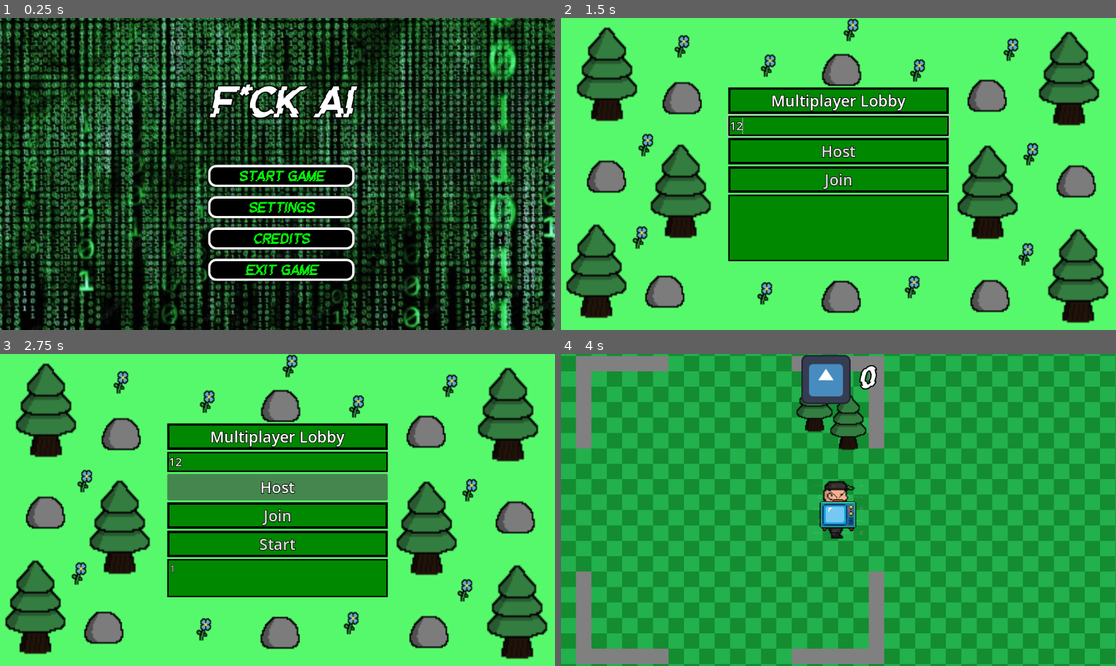
Above: before the commit, frames 1-4 (two rows, left to right).
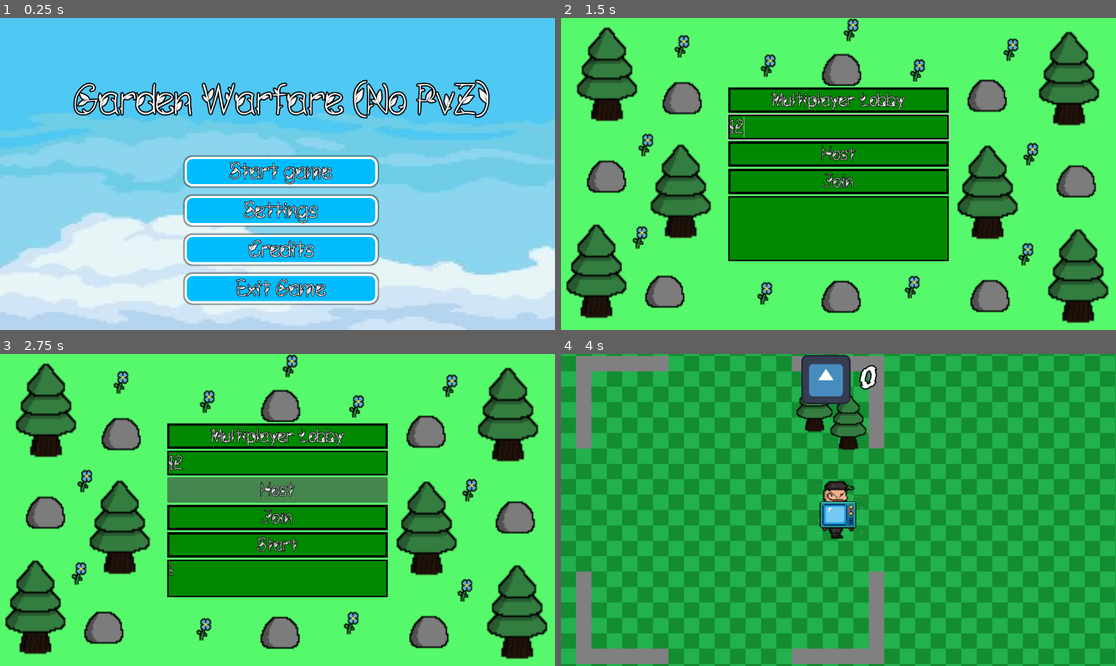
Above: after the commit, the same moments.

Repository: Ryu-Ong/prop
Game: Godot game, scene res://asset/Main_menu.tscn
The game is run twice, just before and just after one commit, with the same random seed, the same clock (stepped at 60 frames per second) and the same inputs. The engine's default icon, where the game draws it, is replaced by a stand-in: a white triangle on a blue panel in a dark square.
Inputs (mouse positions are in pixels of both pictures, inside the frame that each line leads up to):
- Up to frame 1 (0.25 s): no input
- Up to frame 2 (1.5 s): click "Start game" at 0.5 s; click (838, 124) at 1.27 s; type "12" at 1.35 s
- Up to frame 3 (2.75 s): click "Host" at 2 s
- Up to frame 4 (4 s): click "Start" at 2.75 s; hold Right (hunter_right) from 3.53 s (still down)

The runs differ from the first frame. In frame 1, 99% of the frame differs, in the area x 0-100%, y 0-100%; in frame 2, 5.4%; in frame 3, 5.4%; in frame 4, nothing differs.

Commit message:
Changed aesthetics

Diff:
--- a/asset/Main_menu.tscn
+++ b/asset/Main_menu.tscn
@@ -1,14 +1,14 @@
 [gd_scene format=3 uid="uid://dt36du6olj0k8"]
 
 [ext_resource type="Script" uid="uid://dmfn7rr7tgpm1" path="res://asset/main_menu.gd" id="1_1v72u"]
-[ext_resource type="Texture2D" uid="uid://ccgyi2drq16q6" path="res://asset/placeholder background.jpg" id="1_jfckn"]
-[ext_resource type="FontFile" uid="uid://bf04k8oklkynp" path="res://asset/GlitchGoblin-2O87v.ttf" id="2_mxk8c"]
+[ext_resource type="Texture2D" uid="uid://dvxk8oix4tcge" path="res://asset/598f2ba116598f516fd5f234e0e7dbb1.jpg" id="2_1v72u"]
+[ext_resource type="FontFile" uid="uid://d3nodnkhlest1" path="res://asset/GREEN NATURE.ttf" id="4_ewgt0"]
 
 [sub_resource type="StyleBoxTexture" id="StyleBoxTexture_mxk8c"]
-texture = ExtResource("1_jfckn")
+texture = ExtResource("2_1v72u")
 
 [sub_resource type="StyleBoxFlat" id="StyleBoxFlat_yxfcj"]
-bg_color = Color(0, 0, 0, 1)
+bg_color = Color(0, 0.7372549, 1, 1)
 border_width_left = 5
 border_width_top = 5
 border_width_right = 5
@@ -49,6 +49,20 @@
 script = ExtResource("1_1v72u")
 
 [node name="Panel" type="Panel" parent="." unique_id=1215572849]
+visible = false
+layout_mode = 1
+anchors_preset = 15
+anchor_right = 1.0
+anchor_bottom = 1.0
+offset_left = -8.0
+offset_top = -8.0
+offset_right = -8.0
+offset_bottom = -8.0
+grow_horizontal = 2
+grow_vertical = 2
+theme_override_styles/panel = SubResource("StyleBoxTexture_mxk8c")
+
+[node name="Panel2" type="Panel" parent="." unique_id=1866858803]
 layout_mode = 1
 anchors_preset = 15
 anchor_right = 1.0
@@ -63,27 +77,28 @@
 
 [node name="VBoxContainer" type="VBoxContainer" parent="." unique_id=1999654028]
 layout_mode = 1
-anchors_preset = 8
+anchors_preset = 7
 anchor_left = 0.5
-anchor_top = 0.5
+anchor_top = 1.0
 anchor_right = 0.5
-anchor_bottom = 0.5
-offset_left = -152.0
-offset_top = -4.0
-offset_right = 152.0
-offset_bottom = 190.0
+anchor_bottom = 1.0
+offset_left = -200.78601
+offset_top = -366.0
+offset_right = 200.78601
+offset_bottom = -63.5
 grow_horizontal = 2
-grow_vertical = 2
+grow_vertical = 0
 theme_override_constants/separation = 19
 
 [node name="Button" type="Button" parent="VBoxContainer" unique_id=1576005639]
 layout_mode = 2
 size_flags_vertical = 3
-theme_override_colors/font_color = Color(0, 1, 0, 1)
-theme_override_colors/font_pressed_color = Color(0, 1, 0, 1)
-theme_override_colors/font_hover_color = Color(1, 1, 1, 1)
-theme_override_fonts/font = ExtResource("2_mxk8c")
-theme_override_font_sizes/font_size = 30
+theme_override_colors/font_color = Color(1, 1, 1, 1)
+theme_override_colors/font_pressed_color = Color(1, 1, 1, 1)
+theme_override_colors/font_hover_color = Color(0, 0, 0, 1)
+theme_override_constants/outline_size = 5
+theme_override_fonts/font = ExtResource("4_ewgt0")
+theme_override_font_sizes/font_size = 48
 theme_override_styles/normal = SubResource("StyleBoxFlat_yxfcj")
 theme_override_styles/pressed = SubResource("StyleBoxFlat_mxk8c")
 theme_override_styles/hover = SubResource("StyleBoxFlat_yxfcj")
@@ -93,11 +108,12 @@
 [node name="Button2" type="Button" parent="VBoxContainer" unique_id=1269810004]
 layout_mode = 2
 size_flags_vertical = 3
-theme_override_colors/font_color = Color(0, 1, 0, 1)
-theme_override_colors/font_pressed_color = Color(0, 1, 0, 1)
-theme_override_colors/font_hover_color = Color(1, 1, 1, 1)
-theme_override_fonts/font = ExtResource("2_mxk8c")
-theme_override_font_sizes/font_size = 30
+theme_override_colors/font_color = Color(1, 1, 1, 1)
+theme_override_colors/font_pressed_color = Color(1, 1, 1, 1)
+theme_override_colors/font_hover_color = Color(0, 0, 0, 1)
+theme_override_constants/outline_size = 5
+theme_override_fonts/font = ExtResource("4_ewgt0")
+theme_override_font_sizes/font_size = 48
 theme_override_styles/normal = SubResource("StyleBoxFlat_yxfcj")
 theme_override_styles/pressed = SubResource("StyleBoxFlat_mxk8c")
 theme_override_styles/hover = SubResource("StyleBoxFlat_yxfcj")
@@ -107,11 +123,12 @@
 [node name="Button3" type="Button" parent="VBoxContainer" unique_id=472686667]
 layout_mode = 2
 size_flags_vertical = 3
-theme_override_colors/font_color = Color(0, 1, 0, 1)
-theme_override_colors/font_pressed_color = Color(0, 1, 0, 1)
-theme_override_colors/font_hover_color = Color(1, 1, 1, 1)
-theme_override_fonts/font = ExtResource("2_mxk8c")
-theme_override_font_sizes/font_size = 30
+theme_override_colors/font_color = Color(1, 1, 1, 1)
+theme_override_colors/font_pressed_color = Color(1, 1, 1, 1)
+theme_override_colors/font_hover_color = Color(0, 0, 0, 1)
+theme_override_constants/outline_size = 5
+theme_override_fonts/font = ExtResource("4_ewgt0")
+theme_override_font_sizes/font_size = 48
 theme_override_styles/normal = SubResource("StyleBoxFlat_yxfcj")
 theme_override_styles/pressed = SubResource("StyleBoxFlat_mxk8c")
 theme_override_styles/hover = SubResource("StyleBoxFlat_yxfcj")
@@ -121,11 +138,12 @@
 [node name="Button4" type="Button" parent="VBoxContainer" unique_id=1346485492]
 layout_mode = 2
 size_flags_vertical = 3
-theme_override_colors/font_color = Color(0, 1, 0, 1)
-theme_override_colors/font_pressed_color = Color(0, 1, 0, 1)
-theme_override_colors/font_hover_color = Color(1, 1, 1, 1)
-theme_override_fonts/font = ExtResource("2_mxk8c")
-theme_override_font_sizes/font_size = 30
+theme_override_colors/font_color = Color(1, 1, 1, 1)
+theme_override_colors/font_pressed_color = Color(1, 1, 1, 1)
+theme_override_colors/font_hover_color = Color(0, 0, 0, 1)
+theme_override_constants/outline_size = 5
+theme_override_fonts/font = ExtResource("4_ewgt0")
+theme_override_font_sizes/font_size = 48
 theme_override_styles/normal = SubResource("StyleBoxFlat_yxfcj")
 theme_override_styles/pressed = SubResource("StyleBoxFlat_mxk8c")
 theme_override_styles/hover = SubResource("StyleBoxFlat_yxfcj")
@@ -139,17 +157,17 @@
 anchor_top = 0.5
 anchor_right = 0.5
 anchor_bottom = 0.5
-offset_left = -228.0
+offset_left = -227.0
 offset_top = -292.0
-offset_right = 228.0
+offset_right = 229.0
 offset_bottom = -28.0
 grow_horizontal = 2
 grow_vertical = 2
 theme_override_colors/font_outline_color = Color(0, 0, 0, 1)
 theme_override_constants/outline_size = 10
-theme_override_fonts/font = ExtResource("2_mxk8c")
+theme_override_fonts/font = ExtResource("4_ewgt0")
 theme_override_font_sizes/font_size = 90
-text = "F*ck AI"
+text = "Garden Warfare (No PvZ)"
 horizontal_alignment = 1
 vertical_alignment = 1
 
--- a/lobby.tscn
+++ b/lobby.tscn
@@ -1,6 +1,7 @@
 [gd_scene format=3 uid="uid://lbs3p2auw5kc"]
 
 [ext_resource type="Script" uid="uid://hreduupmcnqg" path="res://lobby.gd" id="1_ll2xe"]
+[ext_resource type="FontFile" uid="uid://d3nodnkhlest1" path="res://asset/GREEN NATURE.ttf" id="2_1gg6n"]
 [ext_resource type="PackedScene" uid="uid://b5sg086amhx76" path="res://props/rock.tscn" id="2_tftiq"]
 [ext_resource type="PackedScene" uid="uid://besd6uxyic2hh" path="res://props/Tree.tscn" id="3_1gg6n"]
 [ext_resource type="PackedScene" uid="uid://d0dglobpk6b55" path="res://props/blue_flower.tscn" id="4_x4164"]
@@ -20,8 +21,6 @@
 border_width_right = 3
 border_width_bottom = 3
 border_color = Color(0, 0, 0, 1)
-
-[sub_resource type="SystemFont" id="SystemFont_ein8w"]
 
 [sub_resource type="StyleBoxFlat" id="StyleBoxFlat_gm5bj"]
 bg_color = Color(0, 0.5372549, 0, 1)
@@ -83,7 +82,8 @@
 layout_mode = 2
 theme_override_colors/font_outline_color = Color(0, 0, 0, 1)
 theme_override_constants/outline_size = 5
-theme_override_font_sizes/font_size = 32
+theme_override_fonts/font = ExtResource("2_1gg6n")
+theme_override_font_sizes/font_size = 40
 theme_override_styles/normal = SubResource("StyleBoxFlat_tftiq")
 text = "Multiplayer Lobby"
 horizontal_alignment = 1
@@ -92,15 +92,16 @@
 layout_mode = 2
 theme_override_colors/font_outline_color = Color(0, 0, 0, 1)
 theme_override_constants/outline_size = 5
-theme_override_font_sizes/font_size = 24
+theme_override_fonts/font = ExtResource("2_1gg6n")
+theme_override_font_sizes/font_size = 40
 theme_override_styles/normal = SubResource("StyleBoxFlat_8ldoj")
 
 [node name="Button" type="Button" parent="VBoxContainer" unique_id=1068063589]
 layout_mode = 2
 theme_override_colors/font_outline_color = Color(0, 0, 0, 1)
 theme_override_constants/outline_size = 5
-theme_override_fonts/font = SubResource("SystemFont_ein8w")
-theme_override_font_sizes/font_size = 32
+theme_override_fonts/font = ExtResource("2_1gg6n")
+theme_override_font_sizes/font_size = 40
 theme_override_styles/normal = SubResource("StyleBoxFlat_gm5bj")
 text = "Host"
 
@@ -108,7 +109,8 @@
 layout_mode = 2
 theme_override_colors/font_outline_color = Color(0, 0, 0, 1)
 theme_override_constants/outline_size = 5
-theme_override_font_sizes/font_size = 32
+theme_override_fonts/font = ExtResource("2_1gg6n")
+theme_override_font_sizes/font_size = 40
 theme_override_styles/normal = SubResource("StyleBoxFlat_g30ku")
 text = "Join"
 
@@ -116,7 +118,8 @@
 layout_mode = 2
 theme_override_colors/font_outline_color = Color(0, 0, 0, 1)
 theme_override_constants/outline_size = 5
-theme_override_font_sizes/font_size = 32
+theme_override_fonts/font = ExtResource("2_1gg6n")
+theme_override_font_sizes/font_size = 40
 theme_override_styles/normal = SubResource("StyleBoxFlat_up7ya")
 text = "Start"
 
@@ -125,7 +128,8 @@
 size_flags_vertical = 3
 theme_override_colors/font_outline_color = Color(0, 0, 0, 1)
 theme_override_constants/outline_size = 3
-theme_override_font_sizes/font_size = 20
+theme_override_fonts/font = ExtResource("2_1gg6n")
+theme_override_font_sizes/font_size = 32
 theme_override_styles/panel = SubResource("StyleBoxFlat_mcopp")
 
 [node name="rock" parent="VBoxContainer" unique_id=711627764 instance=ExtResource("2_tftiq")]
Binary file added: asset/598f2ba116598f516fd5f234e0e7dbb1.jpg
Not shown, added: asset/598f2ba116598f516fd5f234e0e7dbb1.jpg.import
Binary file added: asset/GREEN NATURE.ttf
Not shown, added: asset/GREEN NATURE.ttf.import
